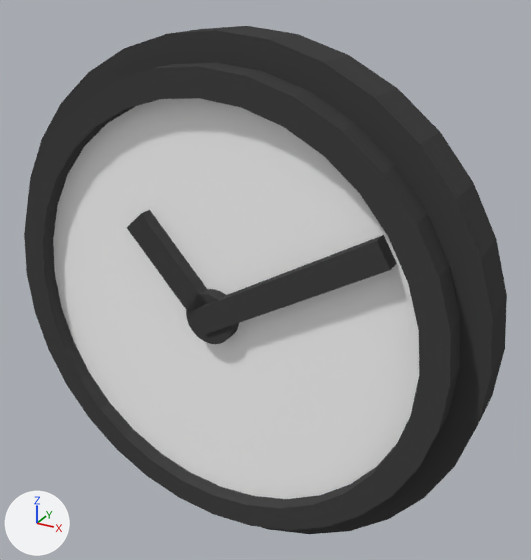
An edit to the Blender file Assets/Models/clock.blend, drawn before and after from the same camera.
Rendered twice from a 50 mm lens placed at (1.348, -2.219, 1.217), pointed at (0.103, 0.044, 0.086). Lighting does not change. The marker at lower left points along +X, +Y and +Z.
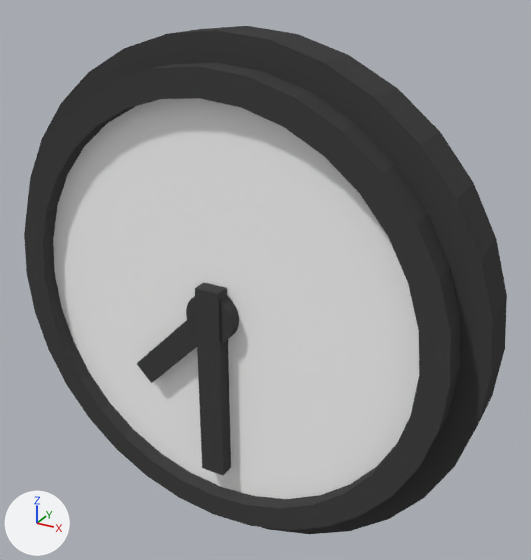
The change, as a list of edits to the scene's bpy script:
```text
Change ob_cube:
    ob_cube.location: (0.308, -0.14, 0.181) -> (0.0, -0.14, -0.282)
    ob_cube.rotation_euler: (1.571, 2.618, 0.0) -> (1.571, 1.571, 0.0)  # degrees (90, 150, 0) -> degrees (90, 90, 0)
Change ob_cube_001:
    ob_cube_001.location: (-0.181, -0.13, 0.181) -> (-0.181, -0.13, -0.18)
    ob_cube_001.rotation_euler: (1.571, 0.835, 0.0) -> (1.571, -0.785, 0.0)  # degrees (90, 48, 0) -> degrees (90, -45, 0)
```

Where the change shows, as pixel boxes (x1, y1, x2, y2) in the pictures (531 x 560 px):
'Cube', moved, turned
    before: (193, 235, 397, 334)
    after: (195, 283, 231, 475)
'Cube.001', moved, turned
    before: (126, 210, 207, 314)
    after: (136, 316, 197, 383)
